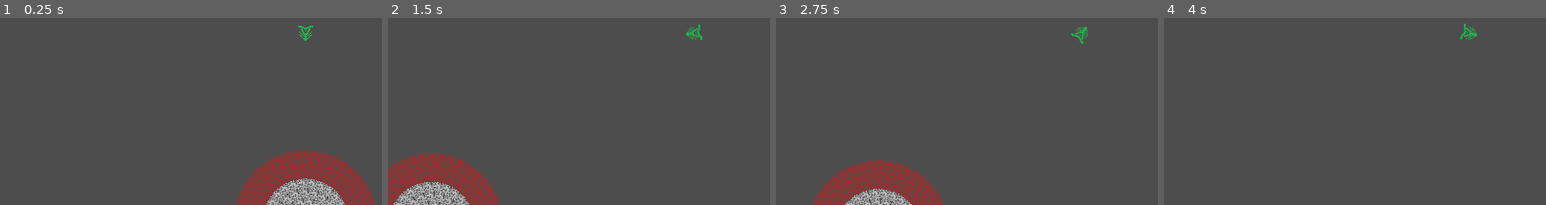
Above: before the commit, frames 1-4 (left to right).
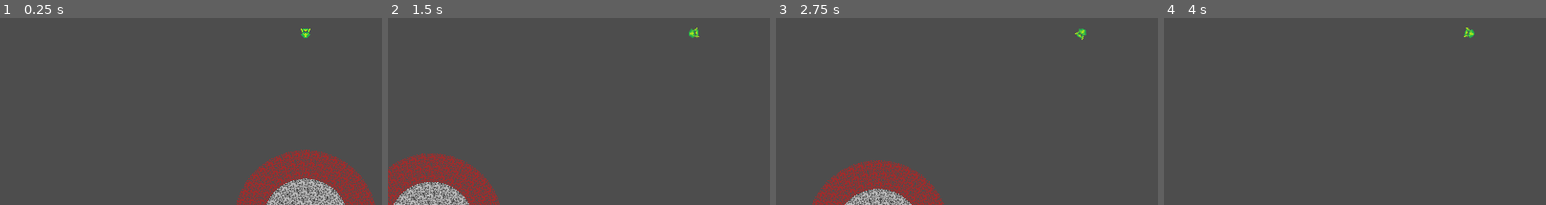
Above: after the commit, the same moments.

Repository: erenliving/UntitledDiggingGame
Game: Godot game, scene res://scenes/main.tscn
Two runs of this game, one before a commit and one after it. Both use one fixed random seed, a clock stepped at 60 frames per second and the inputs below.
Inputs (mouse positions are in pixels of both pictures, inside the frame that each line leads up to):
- Up to frame 1 (0.25 s): no input
- Up to frame 2 (1.5 s): move the mouse to (outside the picture) at 0.52 s; hold Right (right) from 0.53 s (still down); tap Up (up) at 0.77 s; move the mouse to (571, 49) at 1.27 s
- Up to frame 3 (2.75 s): tap Up (up) at 1.52 s; move the mouse to (outside the picture) at 2.02 s; release Right (right) at 2.03 s; hold Left (left) from 2.03 s (still down)
- Up to frame 4 (4 s): move the mouse to (1439, 102) at 2.77 s; release Left (left) at 2.78 s; hold Right (right) from 2.78 s (still down); tap Up (up) at 3.02, 3.77 s; move the mouse to (outside the picture) at 3.52 s

The runs differ from the first frame. In frame 1, 0.1% of the frame differs, in the area x 78-82%, y 4-13%; in frame 2, 0.2%; in frame 3, 0.2%, in the area x 77-82%, y 4-14%; in frame 4, 0.2%.

Commit message:
Update player asset

Diff:
--- a/scenes/player.tscn
+++ b/scenes/player.tscn
@@ -1,19 +1,20 @@
 [gd_scene load_steps=4 format=3 uid="uid://c7wgkaipuwh5n"]
 
 [ext_resource type="Script" path="res://scripts/player.gd" id="1_375oh"]
-[ext_resource type="Texture2D" uid="uid://1r64taordlm2" path="res://assets/player.png" id="1_t20r7"]
+[ext_resource type="Texture2D" uid="uid://exnjscm0uisw" path="res://assets/player.png" id="1_t20r7"]
 
 [sub_resource type="RectangleShape2D" id="RectangleShape2D_htltb"]
-size = Vector2(16, 16)
+size = Vector2(10, 10)
 
 [node name="Player" type="CharacterBody2D"]
 collision_mask = 6
+motion_mode = 1
 script = ExtResource("1_375oh")
 metadata/_edit_group_ = true
 
 [node name="CollisionShape2D" type="CollisionShape2D" parent="."]
+position = Vector2(0, -1.19209e-07)
 shape = SubResource("RectangleShape2D_htltb")
 
 [node name="Sprite2D" type="Sprite2D" parent="."]
-rotation = -1.5708
 texture = ExtResource("1_t20r7")
Binary file changed: assets/player.png
Not shown, changed: assets/player.png.import
